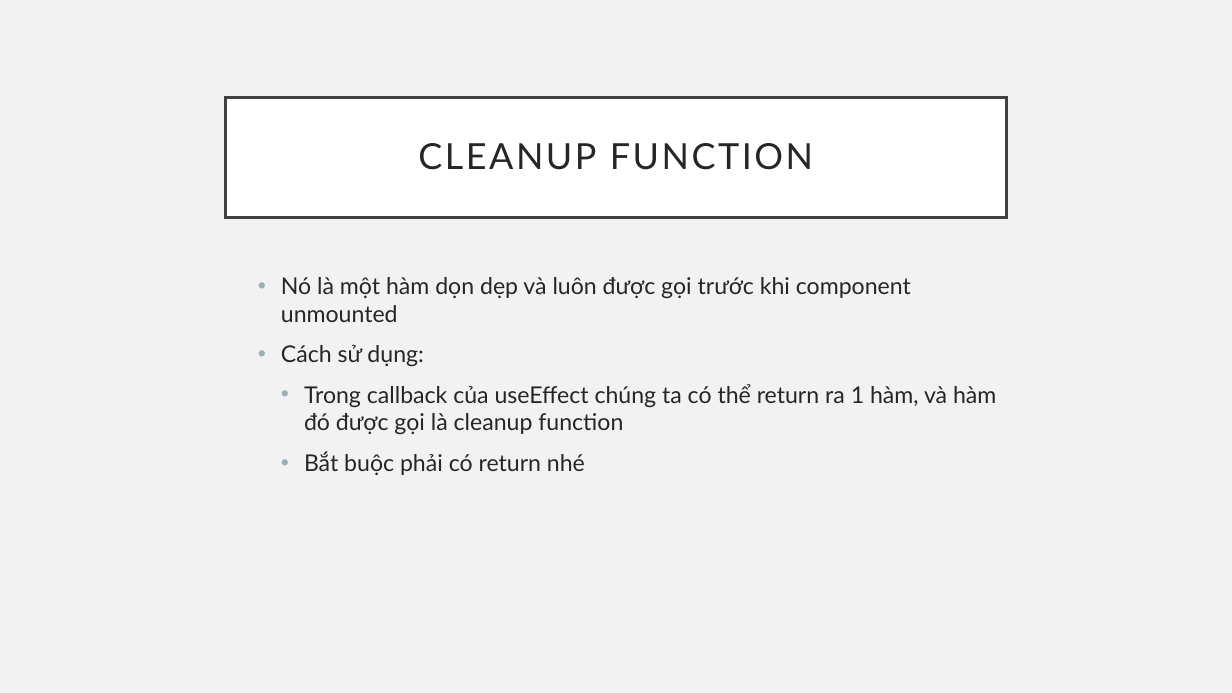
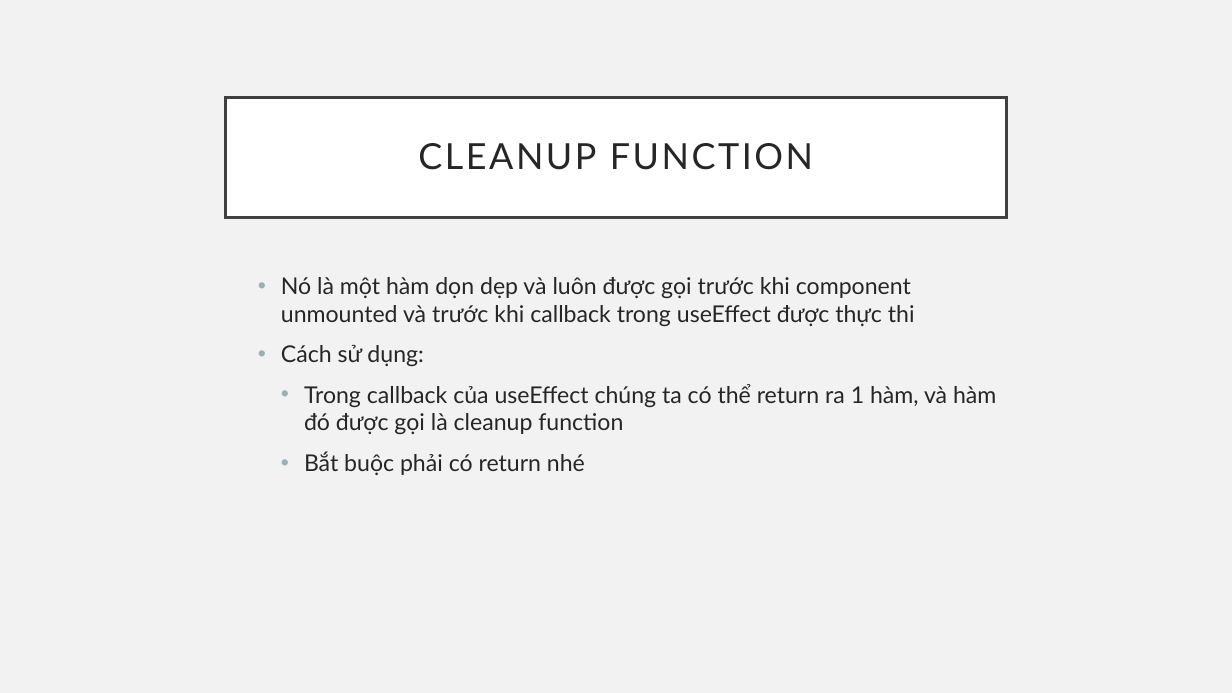
Before and after one commit to sobbingwind/React, a slide deck: slide 25 of 15_useEffect.pptx. Drawn at 1232x693 pixels with LibreOffice and Linux fonts; fonts in the diff are those of the drawing. Boxes give left, top, right and bottom in pixels: in the first picture for what was removed or moved away, otherwise in the second. Text is boxed around its words. In the diff, an @@ line names an element or a change of style, - is before the commit and + after.

```diff
--- a/15_useEffect.pptx
+++ b/15_useEffect.pptx
@@ text at <box>281,277,915,327</box>: text changed @@
-  • Nó là một hàm dọn dẹp và luôn được gọi trước khi component unmounted
+  • Nó là một hàm dọn dẹp và luôn được gọi trước khi component unmounted và trước khi callback trong useEffect được thực thi
```
Also in this commit, not shown: 1 other slide changed.
